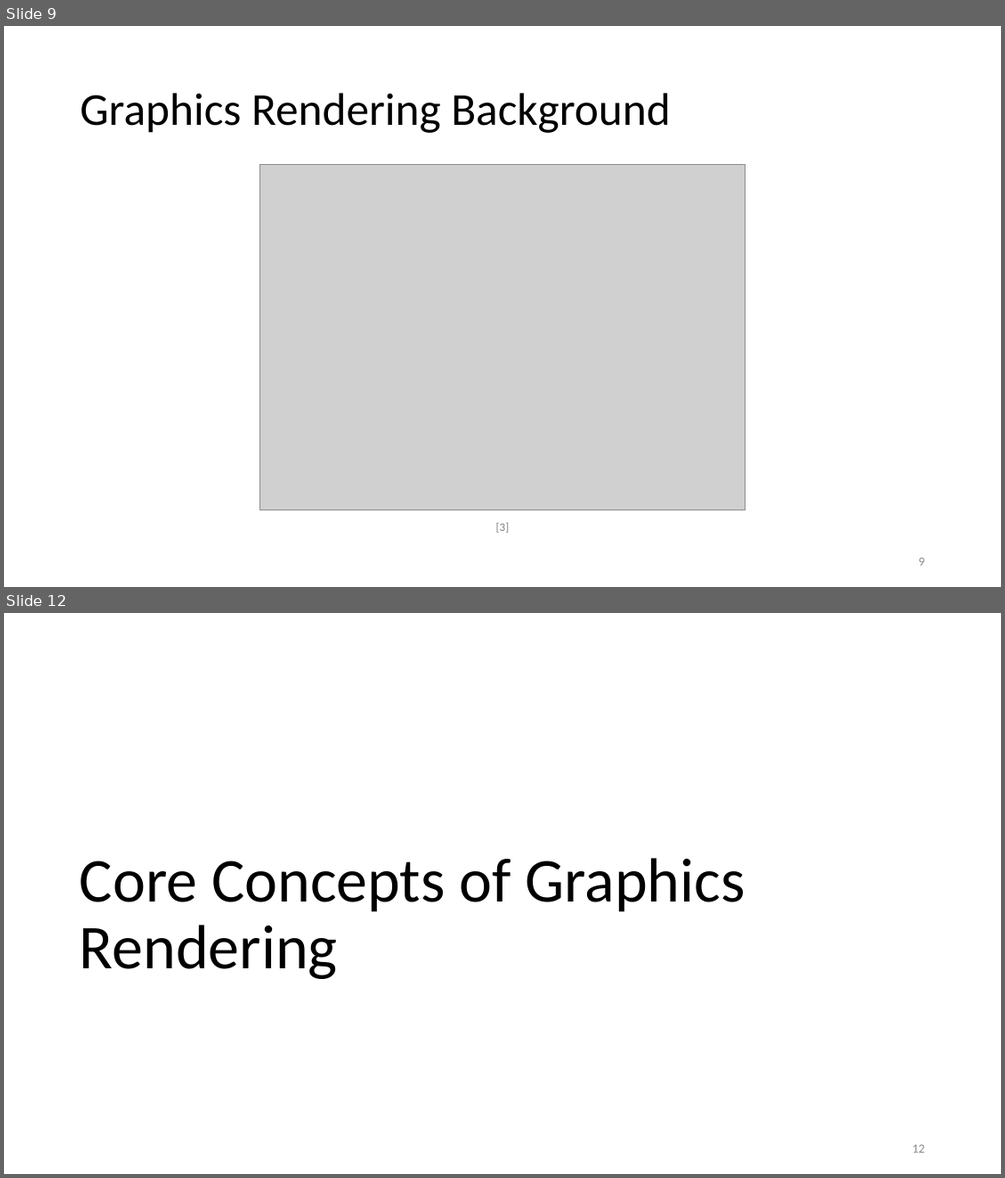
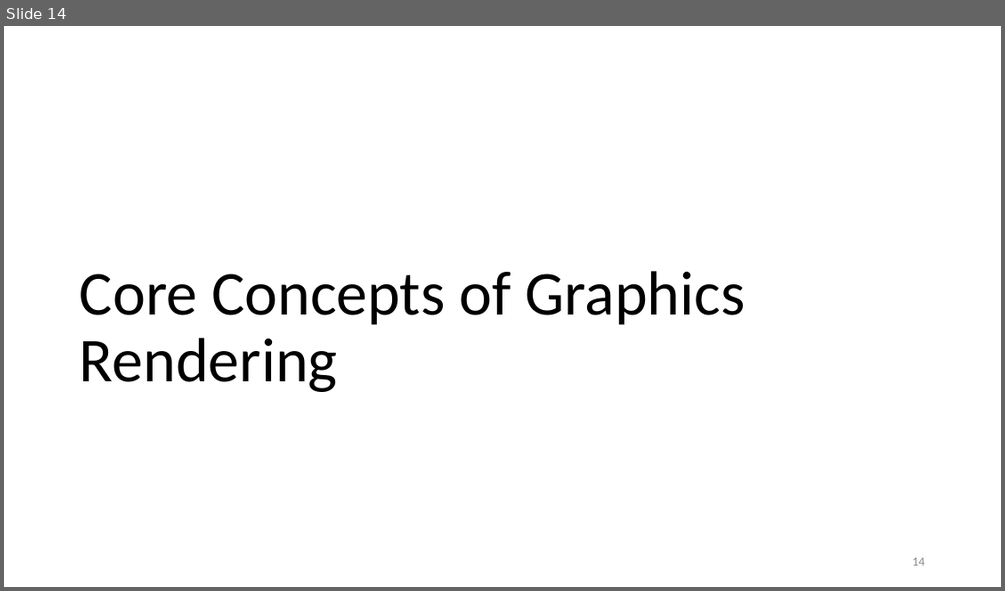
Before and after one commit to ShepherdJerred-homework/seminar-presentation, a slide deck: presentation.pptx. Shown one above the other, each under a label of ours: slides 9 and 12 before the commit, slide 14 after it; the slides between them are not shown. The pictures are 1005x1178 and 1005x591 pixels, drawn with LibreOffice and Linux fonts; fonts in the diff are those of the drawing; grey boxes stand for pictures. Boxes give left, top, right and bottom in pixels: in the first picture for what was removed or moved away, otherwise in the second. Text is boxed around its words. In the diff, an @@ line names an element or a change of style, - is before the commit and + after.

```diff
--- a/presentation.pptx
+++ b/presentation.pptx
@@ slide 9 removed at (4, 26, 1001, 587), background #FFFFFF @@
@@ title removed at (80, 93, 671, 133) @@
-Graphics Rendering Background
@@ picture removed at (259, 164, 745, 510) @@
@@ text removed at (496, 522, 510, 532) @@
-[3]
@@ page number removed at (918, 557, 924, 565) @@
-9
@@ what was slide 12 is now slide 14 @@
@@ page number at (912, 557, 924, 565): text changed @@
-12
+14
```
Also in this commit, not shown: 9 slides changed, 3 slides added, 1 other file.
